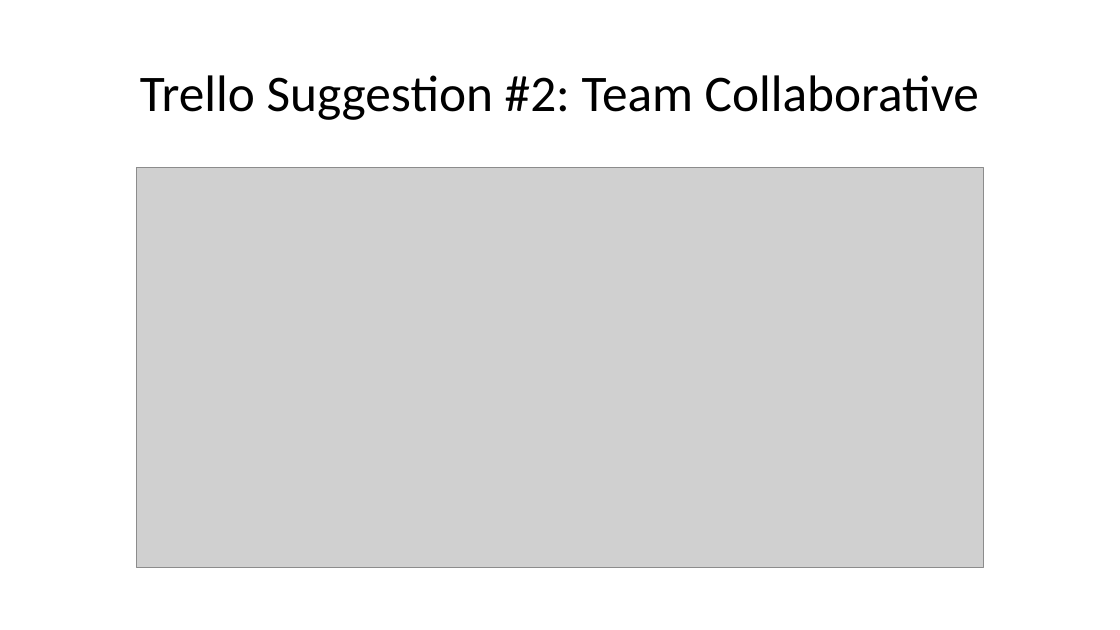
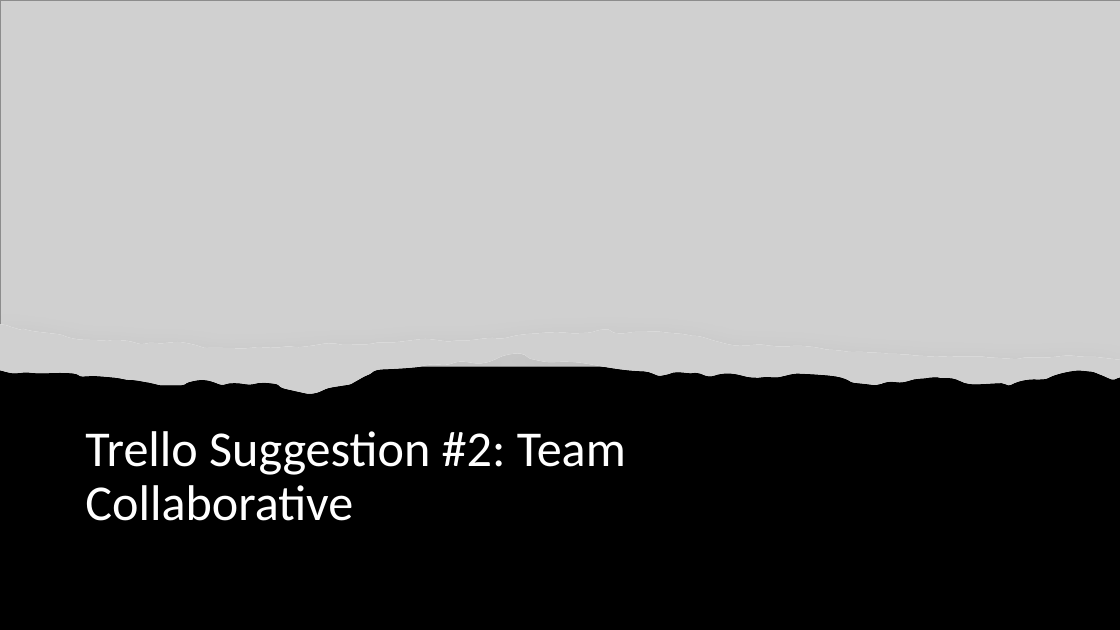
Before and after one commit to jorrtayl/Group-Project, a slide deck: slide 9 of Group Project.pptx. Drawn at 1120x630 pixels with LibreOffice and Linux fonts; fonts in the diff are those of the drawing; grey boxes stand for pictures. Boxes give left, top, right and bottom in pixels: in the first picture for what was removed or moved away, otherwise in the second. Text is boxed around its words. In the diff, an @@ line names an element or a change of style, - is before the commit and + after.

```diff
--- a/Group Project.pptx
+++ b/Group Project.pptx
@@ picture: place and size @@
-picture at (136,168,983,568)
+picture at (0,0,1120,366)
@@ rectangle added at (0,0,1120,630), fill #000000 @@
@@ freeform shape added at (0,324,1120,394), fill #FFFFFF @@
@@ picture added at (0,324,1120,394) @@
@@ title "Trello Suggestion #2: Team Collaborative": place and size @@
-title "Trello Suggestion #2: Team Collaborative" at (140,75,979,120)
+title "Trello Suggestion #2: Team Collaborative" at (85,431,626,521)
@@ title "Trello Suggestion #2: Team Collaborative" at (85,431,626,521): size 44 to 43 pt, text colour #000000 to #FFFFFF; alignment centre to left; vertical alignment middle to bottom @@
```
Also in this commit, not shown: 8 other slides changed, 1 slide added.
